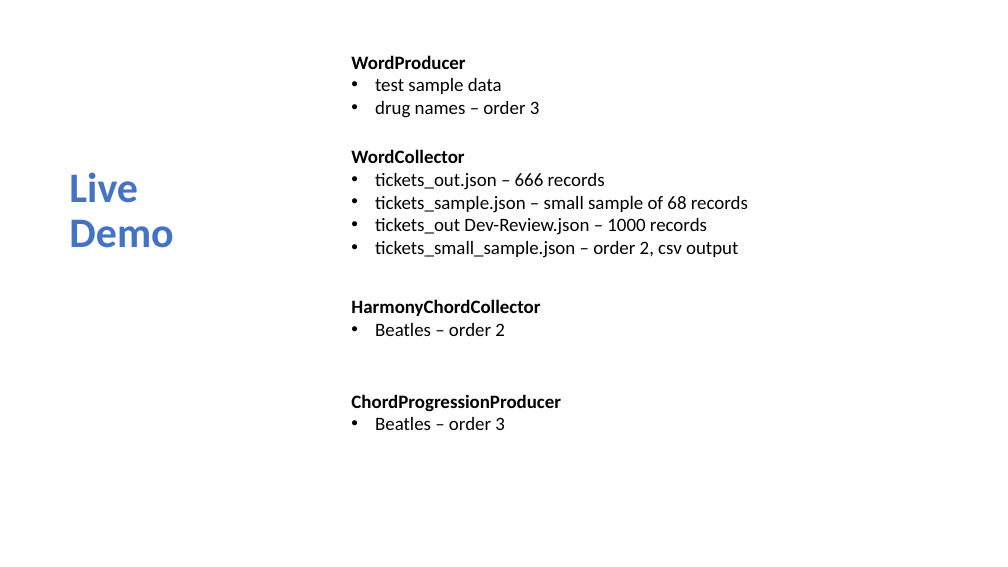
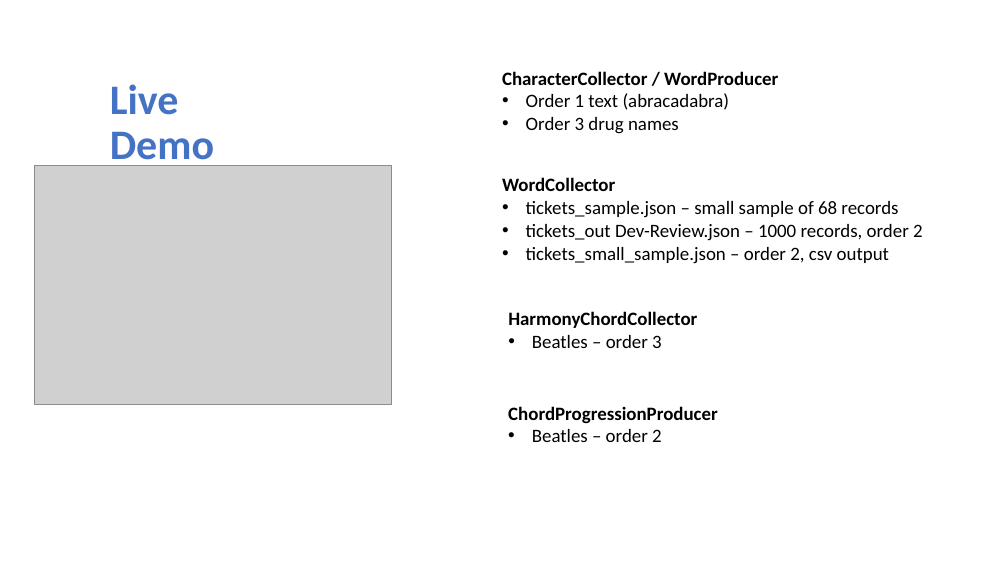
Before and after one commit to dwbzen/commonlib, a slide deck: slide 22 of doc/Markov Chain Lunch and Learn.pptx (slide 21 before the commit). Drawn at 1008x567 pixels with LibreOffice and Linux fonts; fonts in the diff are those of the drawing; grey boxes stand for pictures; background and template pictures are left out. Boxes give left, top, right and bottom in pixels: in the first picture for what was removed or moved away, otherwise in the second. Text is boxed around its words. In the diff, an @@ line names an element or a change of style, - is before the commit and + after.

```diff
--- a/doc/Markov Chain Lunch and Learn.pptx
+++ b/doc/Markov Chain Lunch and Learn.pptx
@@ title "Live Demo" rewrapped from (69,172,173,248) to (110,84,214,170) @@
@@ text at (502,71,778,134): text changed @@
-WordProducer
-• test sample data
-• drug names – order 3
+CharacterCollector / WordProducer
+• Order 1 text (abracadabra)
+• Order 3 drug names
@@ picture added at (34,166,392,405) @@
@@ text at (375,173,605,190): paragraph removed @@
-• tickets_out.json – 666 records
@@ text "WordCollector": place and size @@
-text "WordCollector" at (351,149,748,258)
+text "WordCollector" at (502,177,923,264)
@@ text at (526,224,923,241): text changed @@
-• tickets_out Dev-Review.json – 1000 records
+• tickets_out Dev-Review.json – 1000 records, order 2
@@ text "HarmonyChordCollector": place and size @@
-text "HarmonyChordCollector" at (351,299,540,336)
+text "HarmonyChordCollector" at (508,311,697,348)
@@ text at (532,335,662,348): text changed @@
-• Beatles – order 2
+• Beatles – order 3
@@ text "ChordProgressionProducer": place and size @@
-text "ChordProgressionProducer" at (351,394,561,430)
+text "ChordProgressionProducer" at (508,406,718,442)
@@ text at (532,429,662,442): text changed @@
-• Beatles – order 3
+• Beatles – order 2
```
Also in this commit, not shown: 6 other slides changed, 4 slides added, 1 slide removed, 1 other file.
